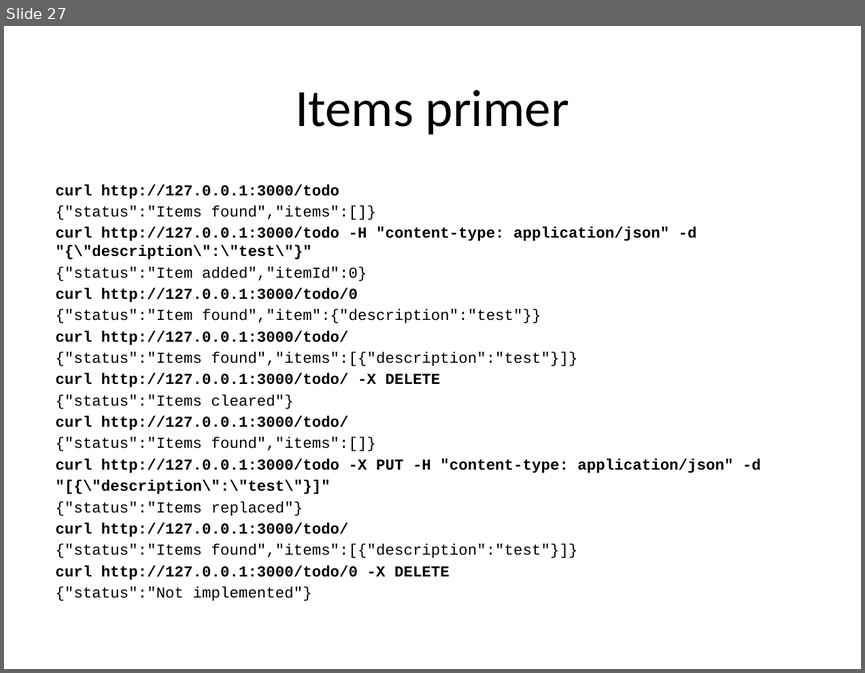
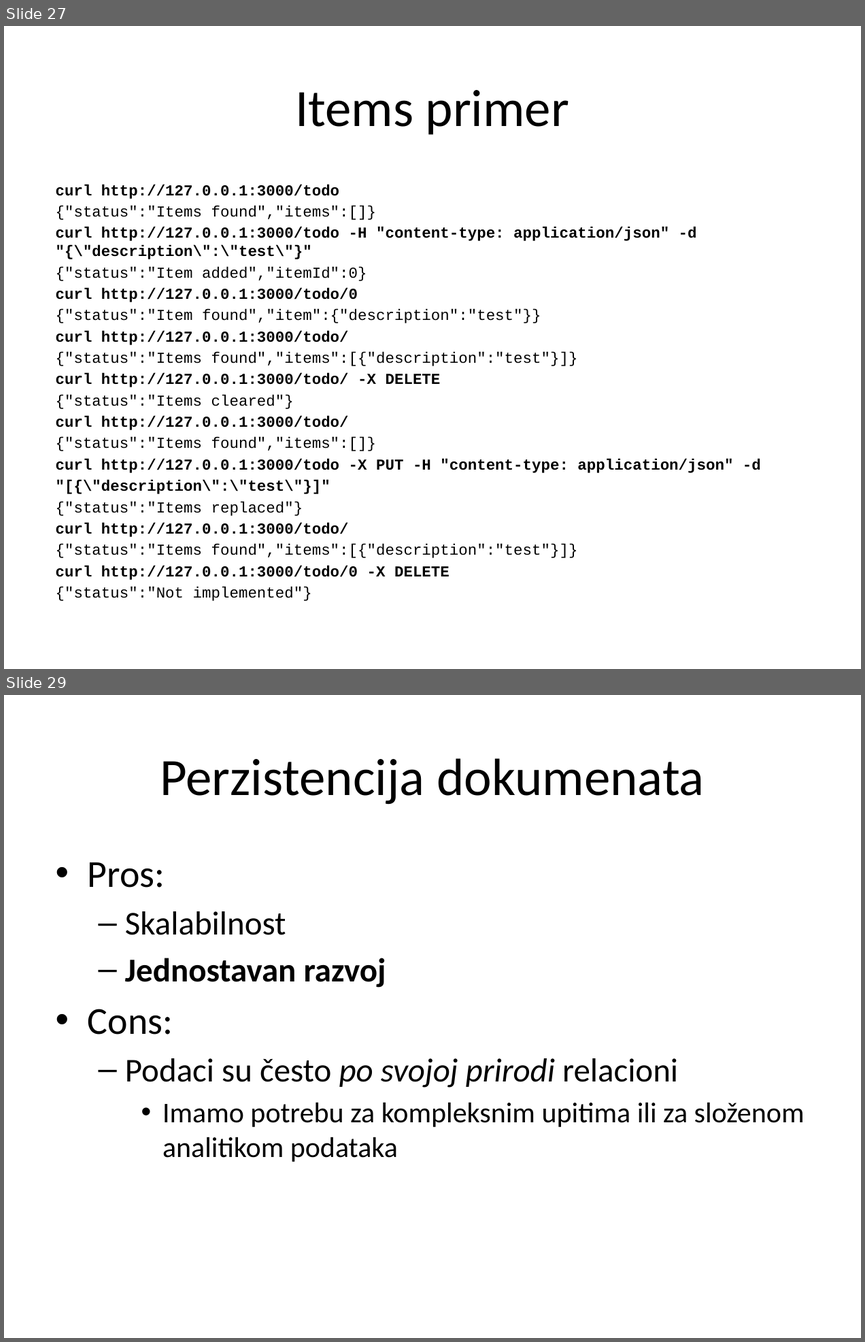
Before and after one commit to XWS2016/BackEnd, a slide deck: 02_REST_servisi/BackEnd_02_REST_servisi.pptx. Shown one above the other, each under a label of ours: slide 27 before the commit, slides 27 and 29 after it; the slides between them are not shown. The pictures are 865x673 and 865x1342 pixels, drawn with LibreOffice and Linux fonts; fonts in the diff are those of the drawing. Boxes give left, top, right and bottom in pixels: in the first picture for what was removed or moved away, otherwise in the second. Text is boxed around its words. In the diff, an @@ line names an element or a change of style, - is before the commit and + after.

```diff
--- a/02_REST_servisi/BackEnd_02_REST_servisi.pptx
+++ b/02_REST_servisi/BackEnd_02_REST_servisi.pptx
@@ slide 29 added at (x1=4, y1=695, x2=861, y2=1338), background #FFFFFF @@
@@ title added at (x1=160, y1=758, x2=704, y2=804), 44 pt, text #000000 @@
+Perzistencija dokumenata
@@ text added at (x1=88, y1=862, x2=804, y2=1161), 28 pt, text #000000 @@
+• Pros:
+  – Skalabilnost
+  – Jednostavan razvoj
+• Cons:
+  – Podaci su često po svojoj prirodi relacioni
+    • Imamo potrebu za kompleksnim upitima ili za složenom analitikom podataka
```
Also in this commit, not shown: 1 slide changed, 13 other slides added, 12 other files.
